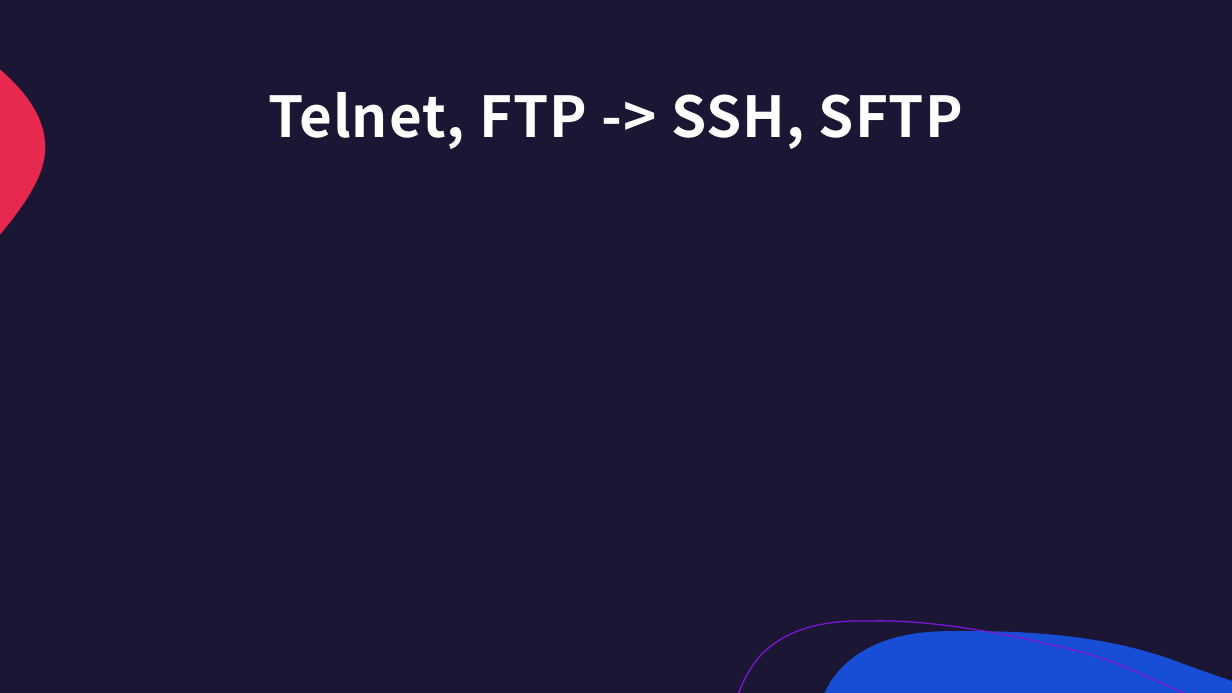
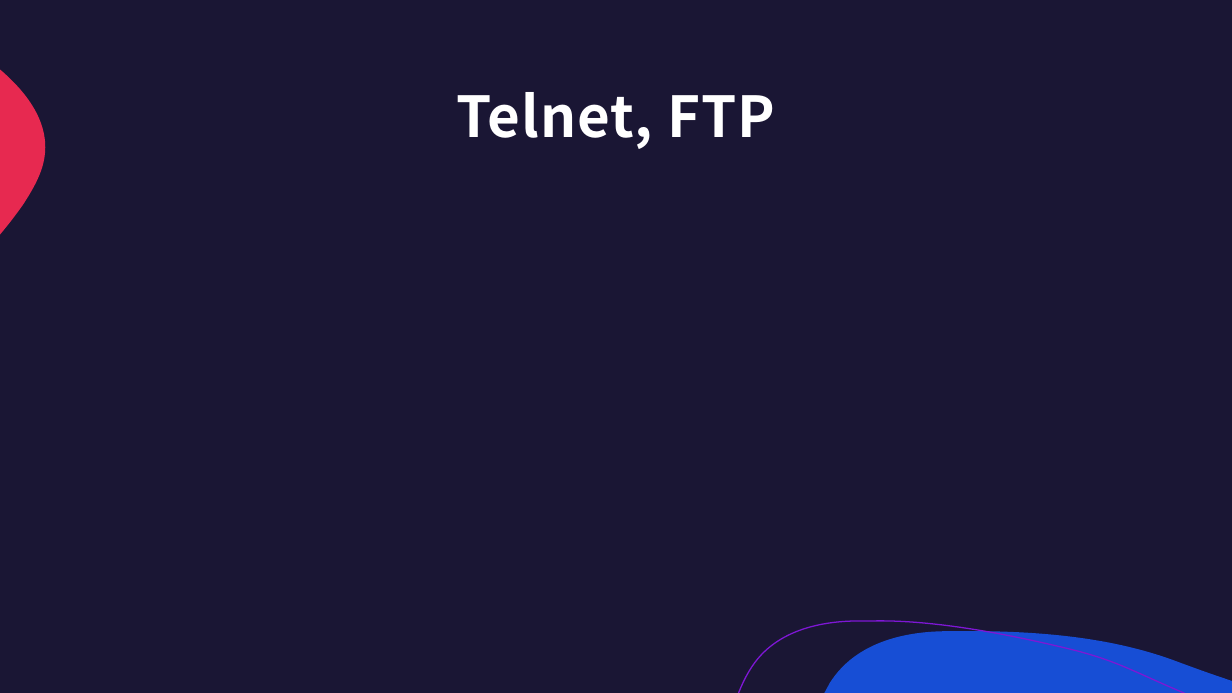
Before and after one commit to lumen4723/2024_network, a slide deck: slide 35 of 1.pptx (slide 27 before the commit). Drawn at 1232x693 pixels with LibreOffice and Linux fonts; fonts in the diff are those of the drawing. Boxes give left, top, right and bottom in pixels: in the first picture for what was removed or moved away, otherwise in the second. Text is boxed around its words. In the diff, an @@ line names an element or a change of style, - is before the commit and + after.

```diff
--- a/1.pptx
+++ b/1.pptx
@@ title at (456,92,775,149): text changed @@
-Telnet, FTP -> SSH, SFTP
+Telnet, FTP
```
Also in this commit, not shown: 10 other slides changed, 14 slides added, 15 slides removed, 1 other file.
